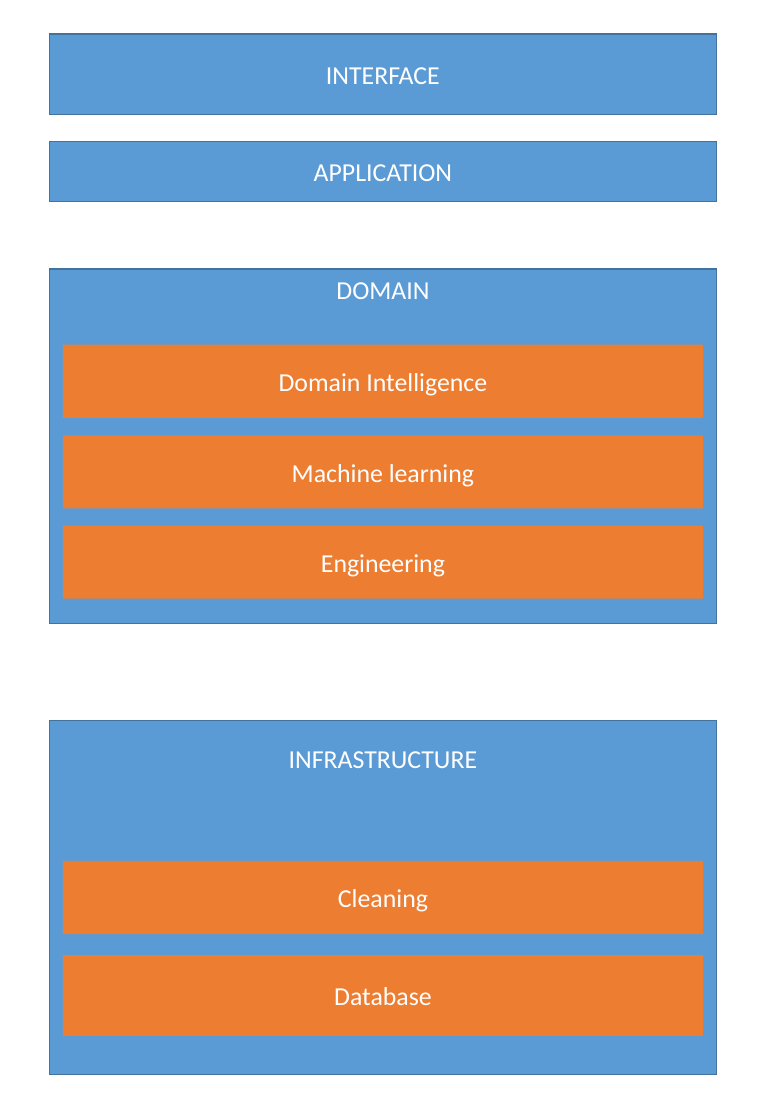
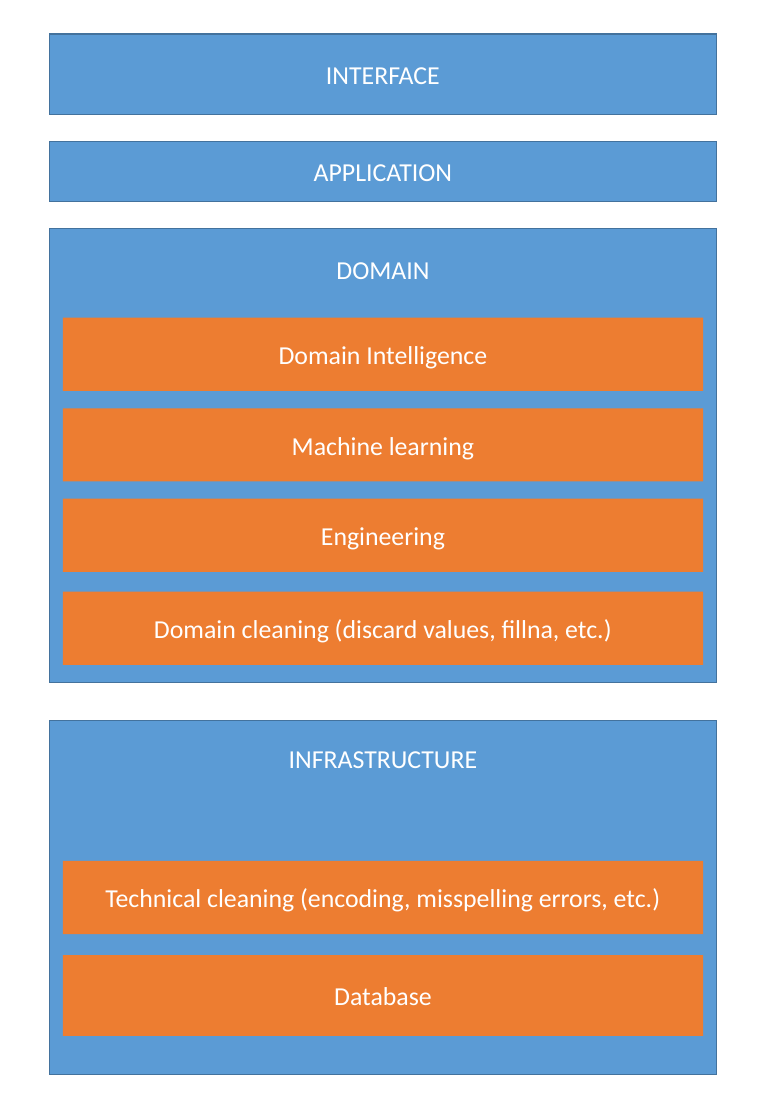
Before and after one commit to ldocao/code_organisation, a slide deck: slide 1 of doc/domain_driven_design.pptx. Drawn at 775x1120 pixels with LibreOffice and Linux fonts; fonts in the diff are those of the drawing. Boxes give left, top, right and bottom in pixels: in the first picture for what was removed or moved away, otherwise in the second. Text is boxed around its words. In the diff, an @@ line names an element or a change of style, - is before the commit and + after.

```diff
--- a/doc/domain_driven_design.pptx
+++ b/doc/domain_driven_design.pptx
@@ rectangle: place and size @@
-rectangle at box(50, 269, 717, 623)
+rectangle at box(50, 228, 717, 682)
@@ text "DOMAIN": place and size @@
-text "DOMAIN" at box(336, 282, 429, 299)
+text "DOMAIN" at box(336, 262, 429, 279)
@@ 3 rectangles: place and size @@
-3 rectangles at box(63, 344, 704, 598)
+3 rectangles at box(63, 317, 704, 571)
@@ rectangle added at box(63, 591, 704, 664), fill #ED7D31, 18 pt, text #FFFFFF @@
+Domain cleaning (discard values, fillna, etc.)
@@ text in rectangle at box(105, 888, 660, 912): text changed @@
-Cleaning
+Technical cleaning (encoding, misspelling errors, etc.)
```
Also in this commit, not shown: 24 other files.
